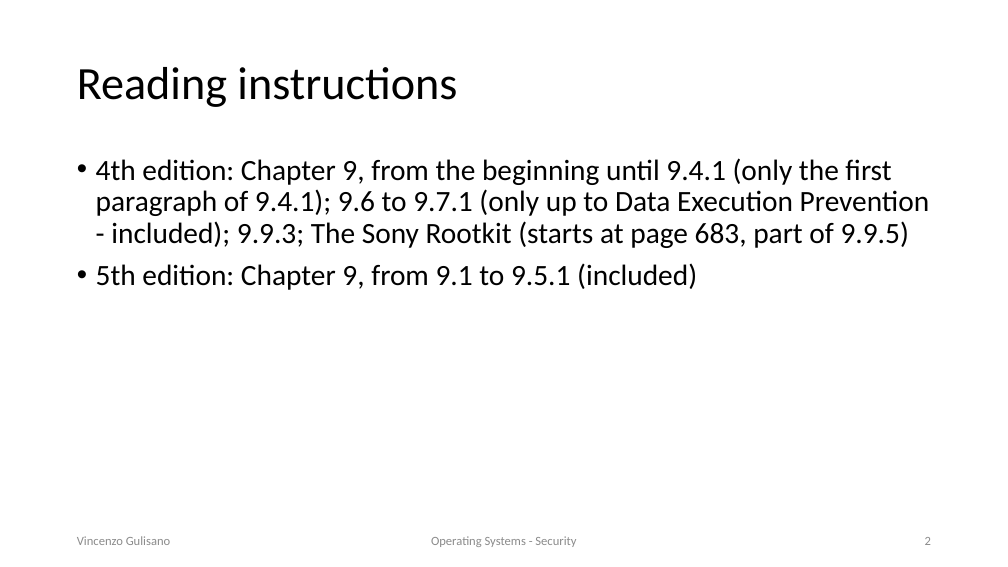
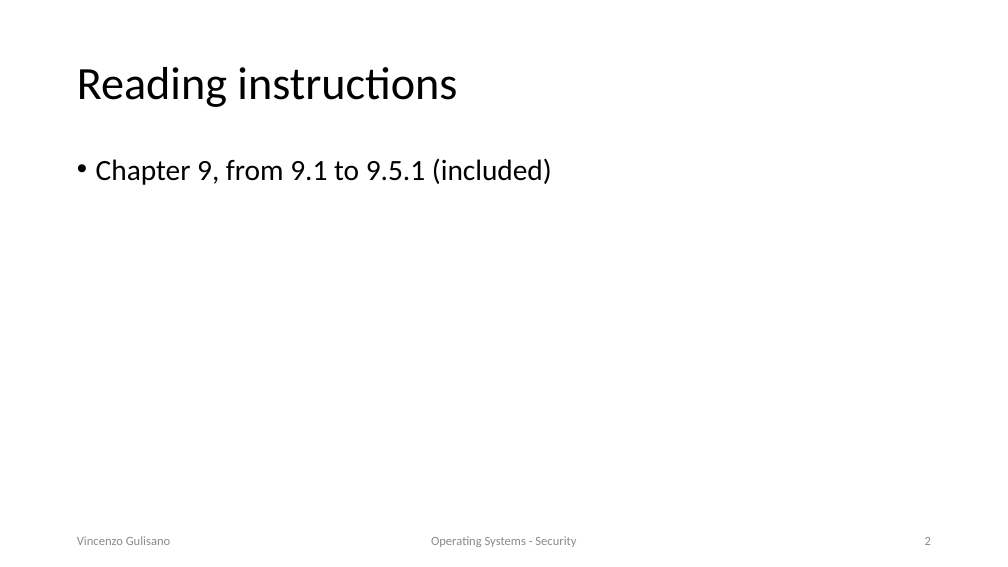
Before and after one commit to vincenzo-gulisano/os_material, a slide deck: slide 2 of security/security.pptx. Drawn at 1008x567 pixels with LibreOffice and Linux fonts; fonts in the diff are those of the drawing. Boxes give left, top, right and bottom in pixels: in the first picture for what was removed or moved away, otherwise in the second. Text is boxed around its words. In the diff, an @@ line names an element or a change of style, - is before the commit and + after.

```diff
--- a/security/security.pptx
+++ b/security/security.pptx
@@ text at box(96, 158, 552, 185): text changed @@
-• 4th edition: Chapter 9, from the beginning until 9.4.1 (only the first paragraph of 9.4.1); 9.6 to 9.7.1 (only up to Data Execution Prevention - included); 9.9.3; The Sony Rootkit (starts at page 683, part of 9.9.5)
-• 5th edition: Chapter 9, from 9.1 to 9.5.1 (included)
+• Chapter 9, from 9.1 to 9.5.1 (included)
```
Also in this commit, not shown: 11 other slides changed, 1 other file.
